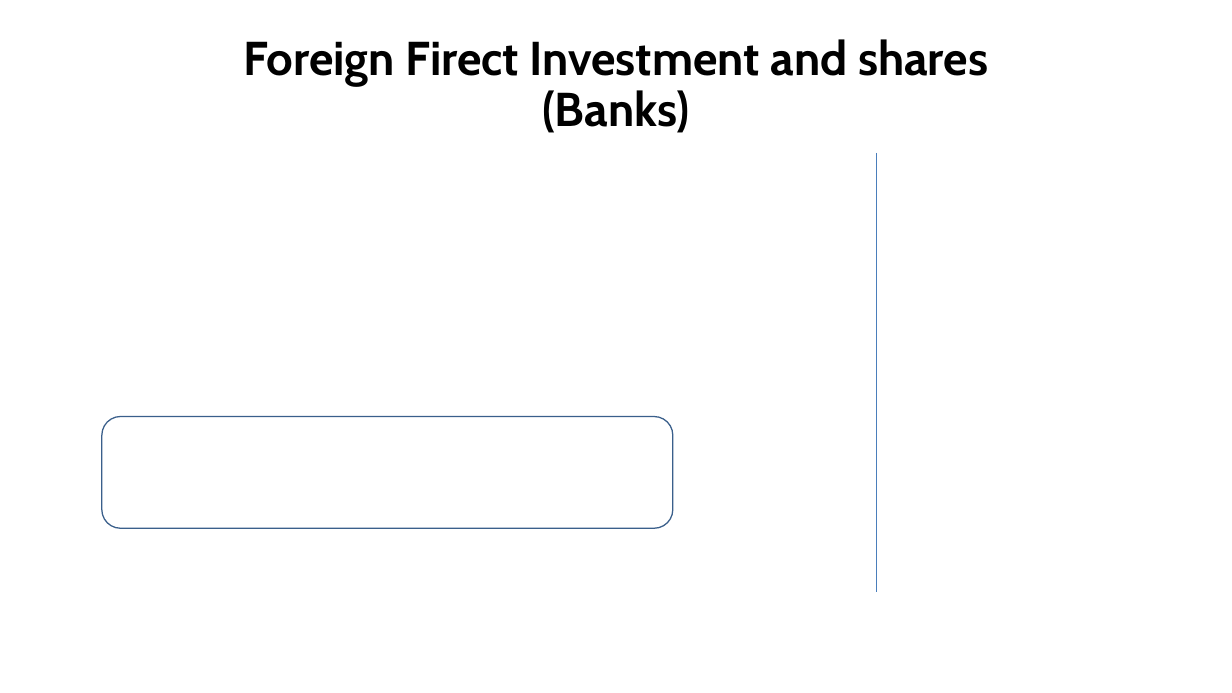
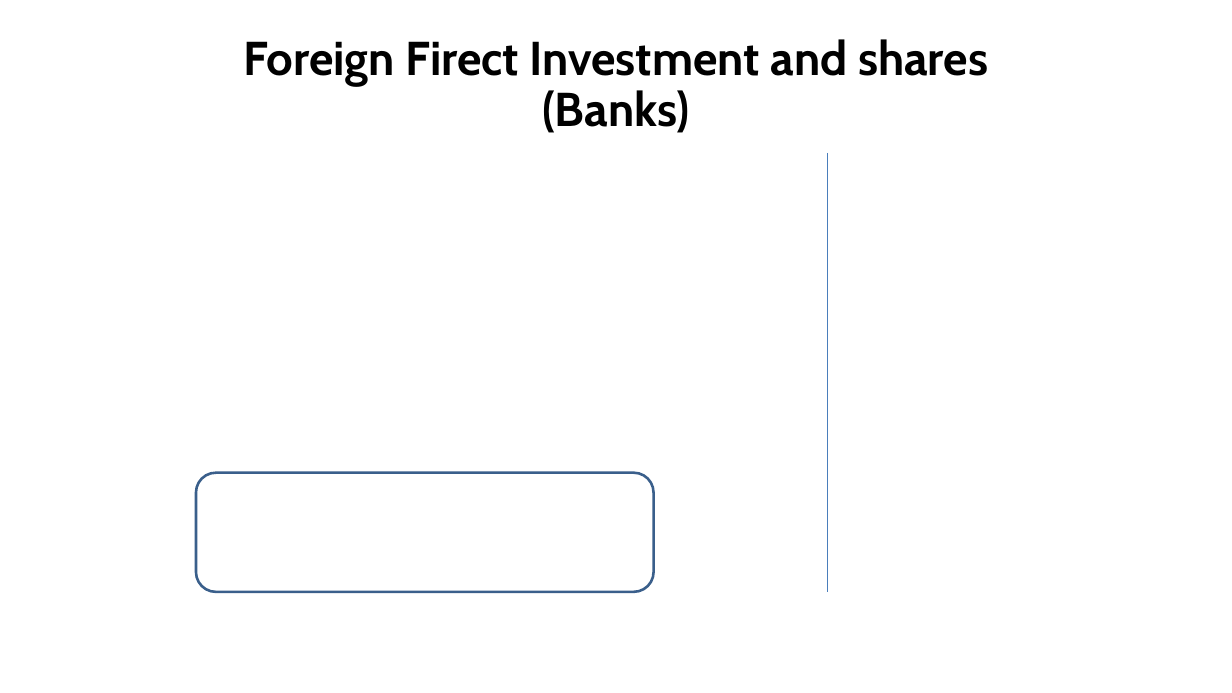
Before and after one commit to jhanandrade/AFD-Project, a slide deck: slide 12 of Documentos/Presentación 24 de Noviembre de 2020.pptx (slide 11 before the commit). Drawn at 1232x693 pixels with LibreOffice and Linux fonts; fonts in the diff are those of the drawing; grey boxes stand for pictures; background and template pictures are left out. Boxes give left, top, right and bottom in pixels: in the first picture for what was removed or moved away, otherwise in the second. Text is boxed around its words. In the diff, an @@ line names an element or a change of style, - is before the commit and + after.

```diff
--- a/Documentos/Presentación 24 de Noviembre de 2020.pptx
+++ b/Documentos/Presentación 24 de Noviembre de 2020.pptx
@@ line moved from (877, 153) - (877, 592) to (827, 153) - (827, 592) @@
@@ rounded rectangle: place and size @@
-rounded rectangle at [102, 417, 673, 529]
+rounded rectangle at [196, 473, 653, 592]
@@ rounded rectangle at [196, 473, 653, 592]: outline #3A5F8C 1 pt to #3A5F8C 2 pt @@
```
Also in this commit, not shown: 1 slide added, 1 other file.
